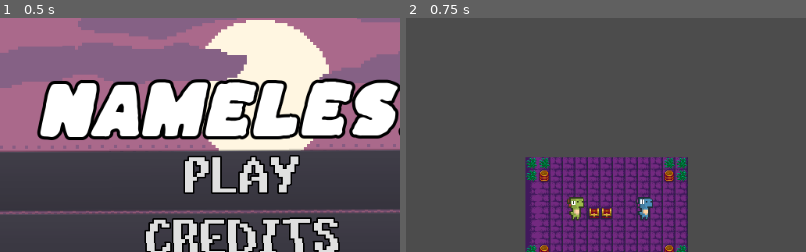
Above: before the commit, frames 1-2 (left to right).
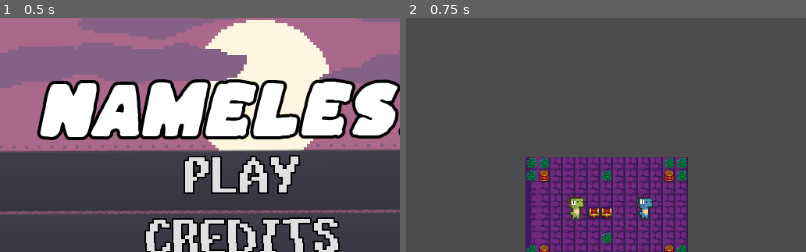
Above: after the commit, the same moments.

Repository: Trivas2000/Nameless
Game: Godot game, scene res://scene/ui/menu.tscn
Two runs of this game, one before a commit and one after it. Both use one fixed random seed, a clock stepped at 60 frames per second and the inputs below.
Inputs:
- Up to frame 1 (0.5 s): no input
- Up to frame 2 (0.75 s): click "PLAY" at 0.5 s
The pictures show only the part of the screen within x 20-70%, y 9-59%; the shares and areas given below are measured in that part.

Frame 1 is identical in both runs. In frame 2, 0.2% of the frame differs, in the area x 48-52%, y 64-97%.

Commit message:
map1 try
a

Diff:
--- a/scene/map1.tscn
+++ b/scene/map1.tscn
@@ -125,7 +125,7 @@
 tile_set = SubResource( 2 )
 cell_size = Vector2( 16, 16 )
 format = 1
-tile_data = PoolIntArray( 0, 1, 0, 1, 1, 0, 11, 1, 0, 12, 1, 0, 65536, 1, 0, 65537, 0, 0, 65547, 0, 0, 65548, 1, 0, 262149, 2, 0, 262150, 2, 0, 458752, 1, 0, 458753, 0, 0, 458763, 0, 0, 458764, 1, 0, 524288, 1, 0, 524289, 1, 0, 524299, 1, 0, 524300, 1, 0 )
+tile_data = PoolIntArray( 0, 1, 0, 1, 1, 0, 11, 1, 0, 12, 1, 0, 65536, 1, 0, 65537, 0, 0, 65542, 1, 0, 65547, 0, 0, 65548, 1, 0, 262149, 2, 0, 262150, 2, 0, 393222, 1, 0, 458752, 1, 0, 458753, 0, 0, 458763, 0, 0, 458764, 1, 0, 524288, 1, 0, 524289, 1, 0, 524299, 1, 0, 524300, 1, 0 )
 
 [node name="Node2D" parent="." instance=ExtResource( 2 )]
 position = Vector2( 105, 65 )
